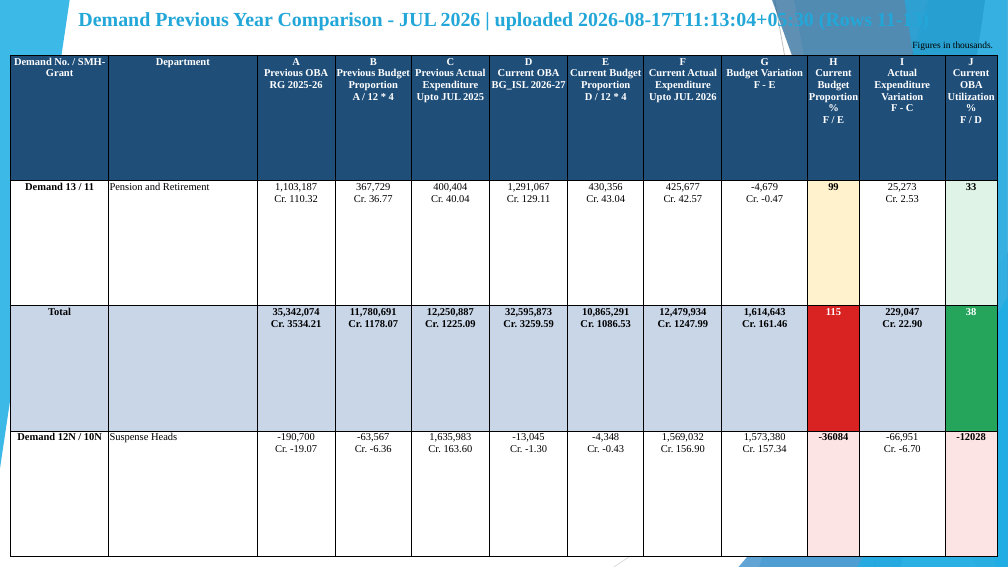
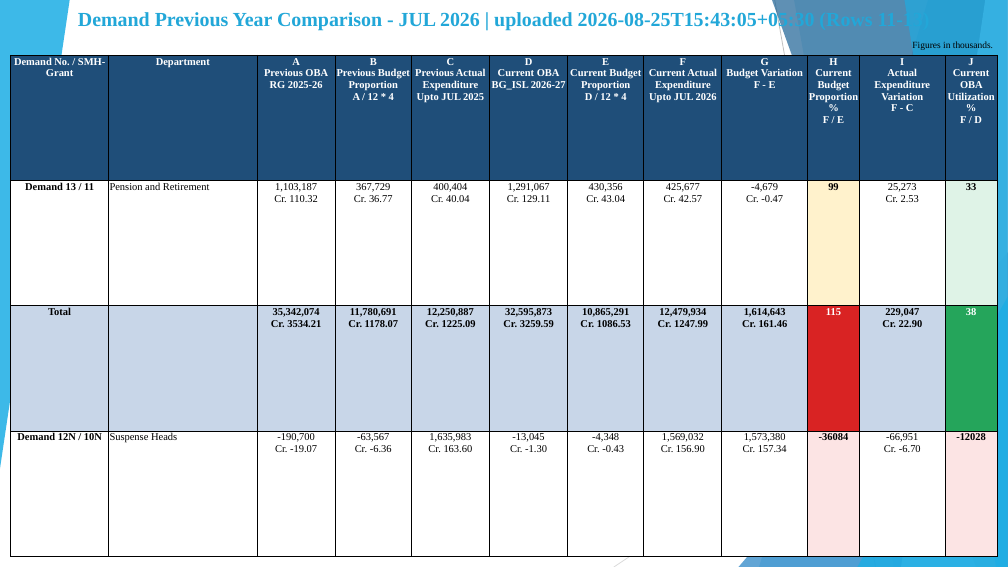
Before and after one commit to girishtiwari007/MB-BUDGET, a slide deck: slide 13 of exports/Moradabad_Division_Current_Year_Budget_Analysis.pptx. Drawn at 1008x567 pixels with LibreOffice and Linux fonts; fonts in the diff are those of the drawing. Boxes give left, top, right and bottom in pixels: in the first picture for what was removed or moved away, otherwise in the second. Text is boxed around its words. In the diff, an @@ line names an element or a change of style, - is before the commit and + after.

```diff
--- a/exports/Moradabad_Division_Current_Year_Budget_Analysis.pptx
+++ b/exports/Moradabad_Division_Current_Year_Budget_Analysis.pptx
@@ text at <box>78,11,815,442</box>: text changed @@
-Demand Previous Year Comparison - JUL 2026 | uploaded 2026-08-17T11:13:04+05:30 (Rows 11-13)
+Demand Previous Year Comparison - JUL 2026 | uploaded 2026-08-25T15:43:05+05:30 (Rows 11-13)
```
Also in this commit, not shown: 11 other slides changed, 27 other files.
